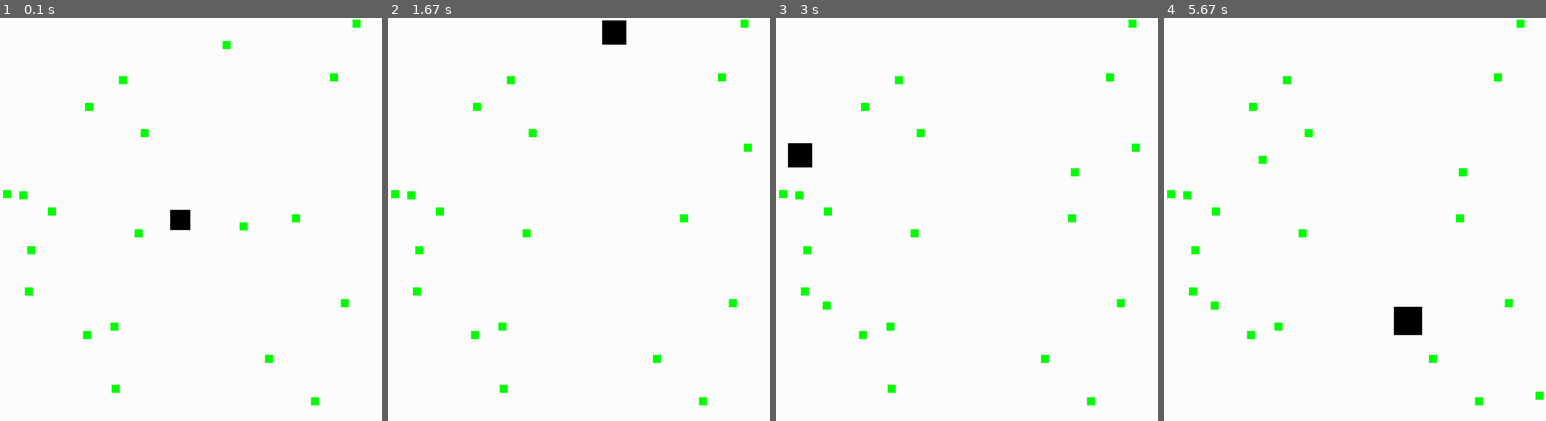
Above: before the commit, frames 1-4 (left to right).
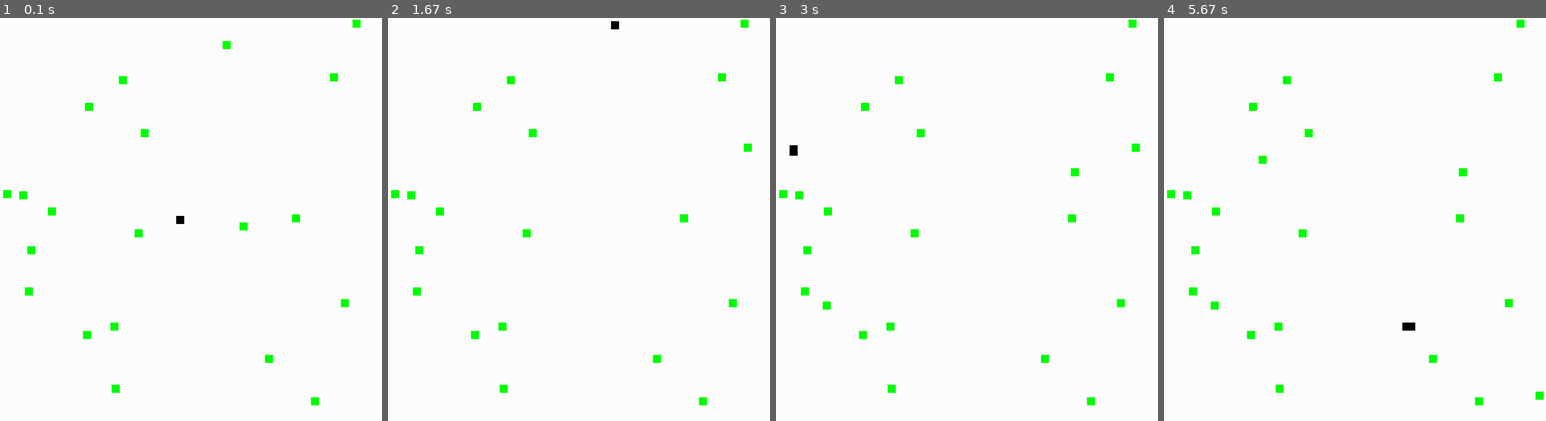
Above: after the commit, the same moments.

Repository: GuiMilheiro/Pygame_collisionDetection
Game: pygame game, started from collisionDetection.py
Same seed, same stepped clock (60 frames per second), same inputs: the game is played once before the commit and once after it.
Inputs:
- Up to frame 1 (0.1 s): no input
- Up to frame 2 (1.67 s): hold A 0.33-0.8 s; hold Right 0.33-0.8 s; hold Right 0.83-1.3 s; hold Up 1.33-1.63 s; tap X at 1.4 s
- Up to frame 3 (3 s): hold Right 1.67-2.13 s; tap X at 1.73, 2.03, 2.23, 2.53, 2.8 s; hold Left 2.17-2.7 s; hold Down from 2.73 s (still down)
- Up to frame 4 (5.67 s): release Down at 3.03 s; hold Left 3.07-3.47 s; tap X at 3.13, 3.43, 3.57, 3.97, 4.27, 4.63, 5.03, 5.33, 5.53 s; hold Up 3.5-3.87 s; hold Right 3.9-4.53 s; hold Down 4.57-4.93 s; hold Left 4.97-5.43 s; hold Right from 5.47 s (still down)

The runs differ from the first frame. In frame 1, 0.2% of the frame differs, in the area x 44-50%, y 47-53%; in frame 2, 0.4%; in frame 3, 0.3%; in frame 4, 0.5%, in the area x 29-68%, y 71-94%.

Commit message:
Mudando o crescimento para cobra e corrigindo a colisão com as paredes

Diff:
--- a/collisionDetection.py
+++ b/collisionDetection.py
@@ -1,45 +1,41 @@
 import pygame, sys, random
 from pygame.locals import *
 
-#Configurando o pygame
+# Configurando o pygame
 pygame.init()
 mainClock = pygame.time.Clock()
 
-# Configuring the window
+# Configurando a janela
 WINDOWWIDTH = 1000
 WINDOWHEIGHT = 1000
 windowSurface = pygame.display.set_mode((WINDOWWIDTH, WINDOWHEIGHT), 0, 32)
 pygame.display.set_caption('Collision Detection')
 
-# Defining colors
+# Definindo cores
 BLACK = (0, 0, 0)
 GREEN = (0, 255, 0)
 WHITE = (255, 255, 255)
 GREY = (128, 128, 128)
 
 def centralizar_player():
-    """Calculates and sets the player's position to the center of the window."""
-    player_x = (WINDOWWIDTH - player.width) // 2  # Center X position
-    player_y = (WINDOWHEIGHT - player.height) // 2  # Center Y position
-    player.left = player_x  # Update player's X coordinate
-    player.top = player_y  # Update player's Y coordinate
+    """Calcula e posiciona o player no centro da janela."""
+    player.left = (WINDOWWIDTH - player.width) // 2  # Centraliza na posição X
+    player.top  = (WINDOWHEIGHT - player.height) // 2  # Centraliza na posição Y
 
-
-# Configuring the player and food
+# Configurando o player e comida
 foodCounter = 0
 NEWFOOD = 40
 FOODSIZE = 20
-player = pygame.Rect(500, 0, 50, 50)  # Placeholder, will be updated by centralizar_player()
+player = pygame.Rect(500, 0, 20, 20)  # Placeholder, será atualizado pelo centralizar_player()
+snake = [player]
 foods = []
-obstaculos = []
 for i in range(20):
-  foods.append(pygame.Rect(random.randint(0, WINDOWWIDTH - FOODSIZE), random.randint(0, WINDOWHEIGHT - FOODSIZE), FOODSIZE, FOODSIZE))
+    foods.append(pygame.Rect(random.randint(0, WINDOWWIDTH - FOODSIZE), random.randint(0, WINDOWHEIGHT - FOODSIZE), FOODSIZE, FOODSIZE))
 
-# Call centralizar_player() to position the player at the start
-centralizar_player()  # This line ensures the player starts centered
+# Chama centralizar_player() para posicionar o player no início
+centralizar_player()  # Esta linha garante que o player comece centralizado
 
-
-#Configurando e criando as variaveis de movimento
+# Configurando e criando as variáveis de movimento
 moveLeft = False
 moveRight = False
 moveUp = False
@@ -47,16 +43,15 @@
 
 MOVESPEED = 6
 
-
-#Rodando o game em loop
+# Rodando o game em loop
 while True:
-    #Checando eventos
+    # Checando eventos
     for event in pygame.event.get():
         if event.type == QUIT:
             pygame.quit()
             sys.exit()
         if event.type == KEYDOWN:
-            #Checando a variavel do teclado
+            # Checando a variável do teclado
             if event.key == K_LEFT or event.key == K_a:
                 moveRight = False
                 moveLeft = True
@@ -90,51 +85,54 @@
 
     foodCounter += 1
     if foodCounter >= NEWFOOD:
-        #adicione a nova comida
+        # Adicione a nova comida
         foodCounter = 0
         foods.append(pygame.Rect(random.randint(0, WINDOWWIDTH - FOODSIZE), random.randint(0, WINDOWHEIGHT - FOODSIZE), FOODSIZE, FOODSIZE))
 
-    # Desenhe o fundo branco na superfície.
+    # Desenha o fundo branco na superfície
     windowSurface.fill(WHITE)
 
-    #Movimentando o player
+    # Movimentando o player
     if moveDown and player.bottom < WINDOWHEIGHT:
-        player.top += MOVESPEED
-    if moveDown and player.bottom > WINDOWHEIGHT:
-        player.top = 0
+        player.bottom += MOVESPEED
+    if moveDown and player.bottom >= WINDOWHEIGHT:
+        player.bottom = 10 + player.height
 
     if moveUp and player.top > 0:
         player.top -= MOVESPEED
-    if moveUp and player.top < 0:
-        player.top = WINDOWHEIGHT
-
+    if moveUp and player.top <= 0:
+        player.top = WINDOWHEIGHT - player.height
 
     if moveLeft and player.left > 0:
         player.left -= MOVESPEED
-    if moveLeft and player.left < 0:
-        player.left = WINDOWWIDTH
+    if moveLeft and player.left <= 0:
+        player.left = WINDOWWIDTH - player.width
 
-    if moveRight and player.right < WINDOWHEIGHT:
+    if moveRight and player.right < WINDOWWIDTH:
         player.right += MOVESPEED
-    if moveRight and player.right > WINDOWHEIGHT:
-        player.right = 0 + player.width
+    if moveRight and player.right >= WINDOWWIDTH:
+        player.right = 10 + player.width
 
+    # Atualiza segmentos do corpo
+    for i in range(len(snake) - 1, 0, -1):
+        snake[i].topleft = snake[i - 1].topleft
 
-    #Desenhe o player na superficie
-    pygame.draw.rect(windowSurface, BLACK, player)
+    # Desenha a cobra
+    for segment in snake:
+        pygame.draw.rect(windowSurface, BLACK, segment)
 
-    #Checando se o player colidiu com algum quadrado de comida
+    # Checando se o player colidiu com algum quadrado de comida
     for food in foods[:]:
         if player.colliderect(food):
             foods.remove(food)
-            #Aumentando o tamanho do player a cada comida
-            player.height += 5
-            player.width += 5
+            # Adiciona um novo segmento à cobra
+            new_segment = pygame.Rect(snake[-1].left, snake[-1].top, player.width, player.height)
+            snake.append(new_segment)
 
-    #Trazendo a comida
+    # Desenha a comida
     for i in range(len(foods)):
         pygame.draw.rect(windowSurface, GREEN, foods[i])
 
-    #Trazendo a janela para a tela
+    # Atualiza a janela na tela
     pygame.display.update()
     mainClock.tick(40)
